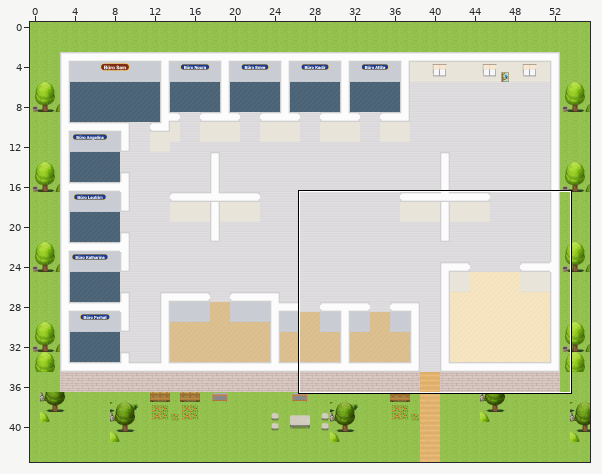
Tiled map (JSON): sw-office.tmj. The first picture is a wide view before the edit; the outline marks the close-up.
Close-up. The starting point:
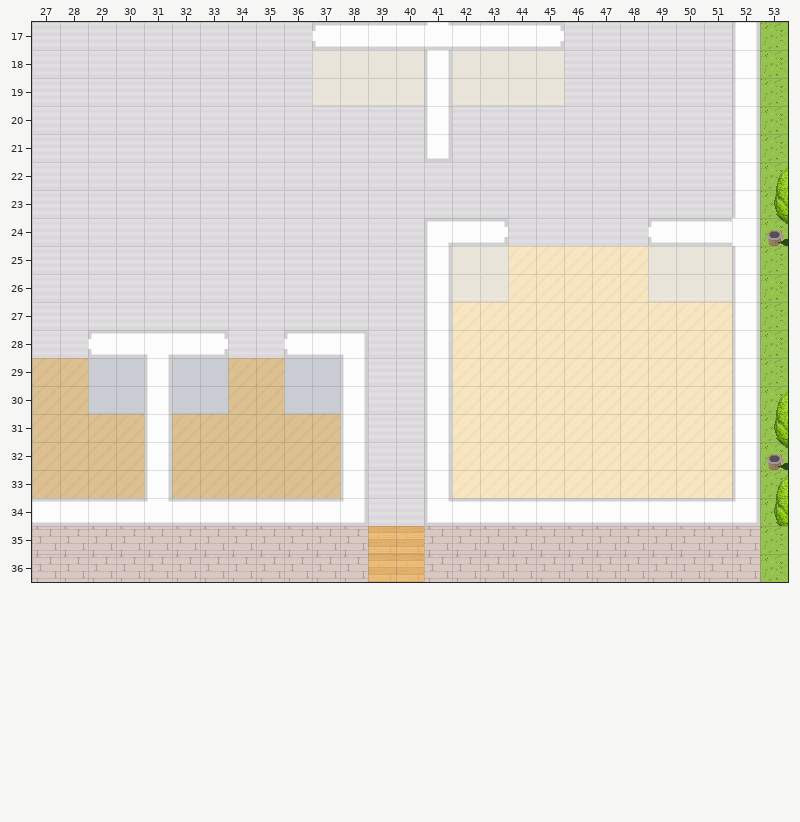
Cells are 32x32 px. Shown: x 27..53, y 17..36. The commit also changed other parts of the map, which this record leaves out.
Now the later version:
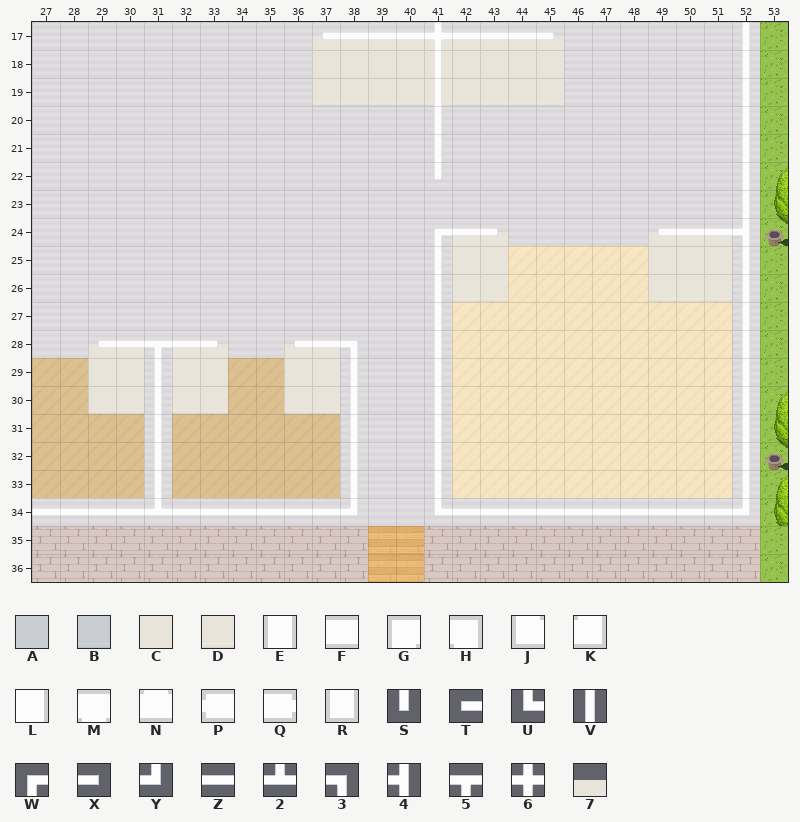
Key: from "SW_Farben": A 33, B 34, C 49, D 50, E 51, F 52, G 53, H 54, J 55, K 56, L 58, M 59, N 60, P 61, Q 62, R 64, S 67, T 68, U 69, V 71, W 72, X 74, Y 75, Z 76, 2 77, 3 78, 4 79, 5 80, 6 81, 7 93.
_ is an empty cell.
Tiles replaced or removed in this view: A, B, E, F, G, H, J, K, L, M, N, P, Q, R.
Difference:
Changed rows in their new state; . is an unchanged cell.
Layer "floor/floor2":
first column x 37:
17 777777777
first column x 42:
24 77.....777
first column x 29:
28 77.77..77
Layer "walls/walls1":
first column x 27:
17 ..........TZZZ6ZZZX......V
18 ..............C..........V
19 ..............D..........V
20 ..............V..........V
21 ..............V..........V
22 ..............S..........V
23 .........................V
24 ..............WZX.....TZZ4
25 ..............V..........V
26 ..............V..........V
27 ..............V..........V
28 ..TZ5ZX..TZ3..V..........V
29 ..CCVCC..CCV..V..........V
30 ..DDVDD..DDV..V..........V
31 ....V......V..V..........V
32 ....V......V..V..........V
33 ....V......V..V..........V
34 ZZZZ2ZZZZZZY..UZZZZZZZZZZY
Layer "walls/walls2":
first column x 41:
18 V
19 V
Where, in picture pixels (left, top, right, bottom), the same in both close-ups:
changed: (32, 22, 760, 526)
